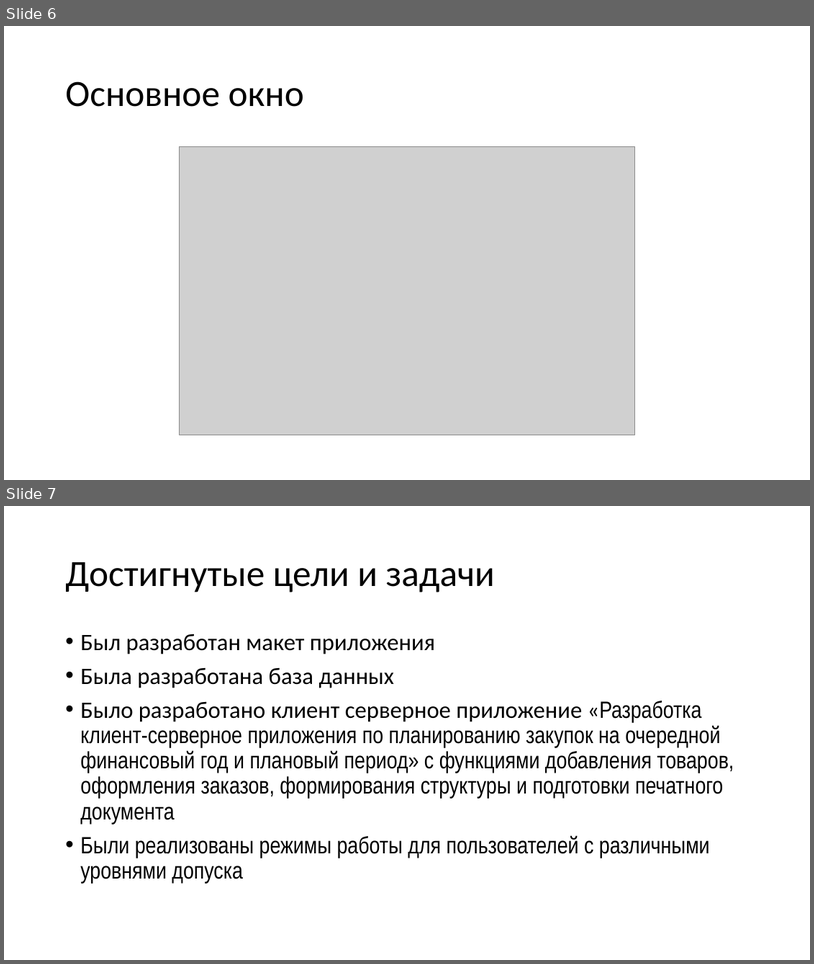
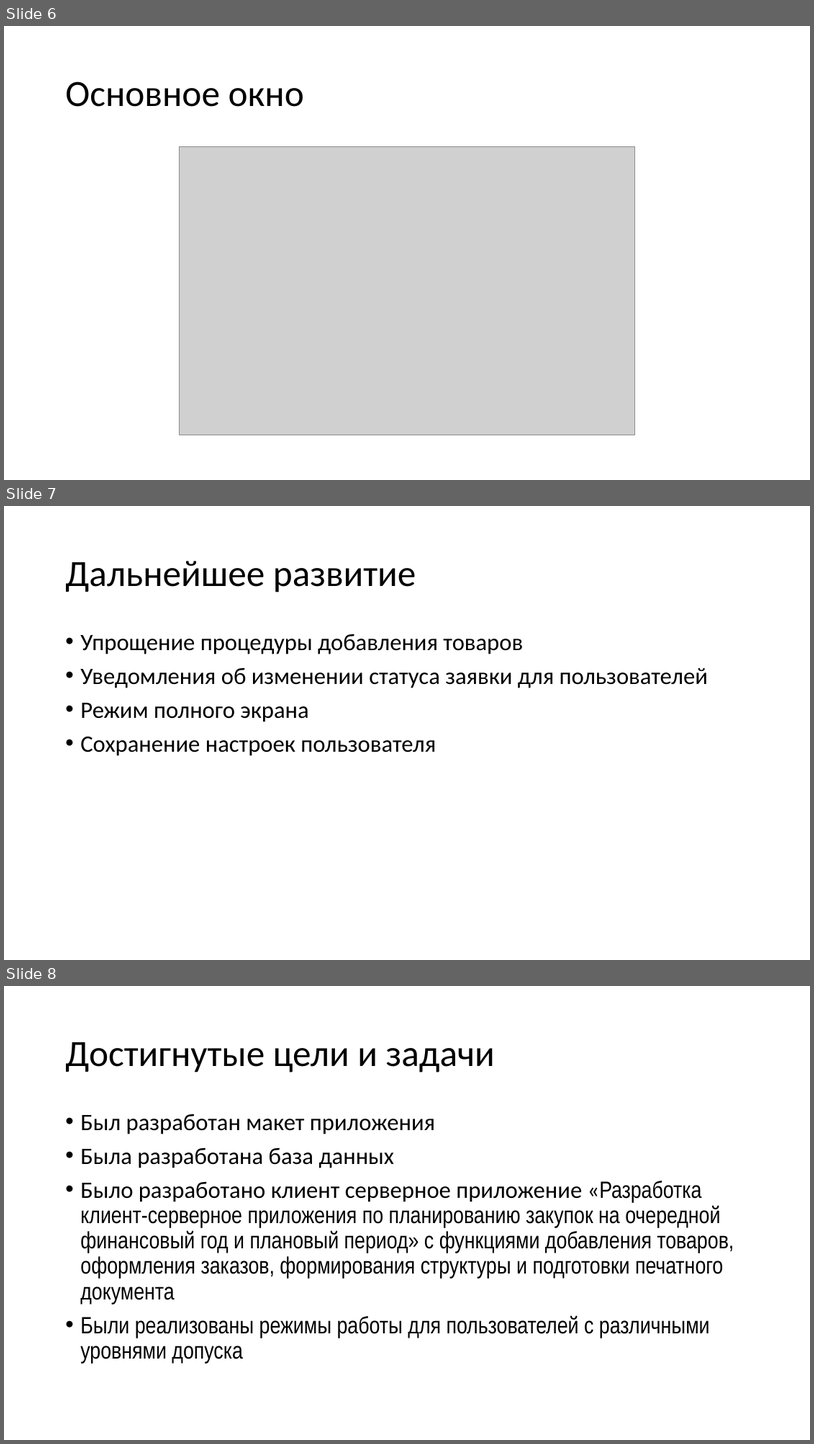
Before and after one commit to shikozz/workplan, a slide deck: Разработка клиент-серверное приложения по планированию закупок на очередной.pptx. Shown one above the other, each under a label of ours: slides 6 and 7 before the commit, slides 6, 7 and 8 after it. The pictures are 814x964 and 814x1444 pixels, drawn with LibreOffice and Linux fonts; fonts in the diff are those of the drawing; grey boxes stand for pictures. Boxes give left, top, right and bottom in pixels: in the first picture for what was removed or moved away, otherwise in the second. Text is boxed around its words. In the diff, an @@ line names an element or a change of style, - is before the commit and + after.

Commit message:
update

```diff
--- a/Разработка клиент-серверное приложения по планированию закупок на очередной.pptx
+++ b/Разработка клиент-серверное приложения по планированию закупок на очередной.pptx
@@ slide 7 added at bbox=[4, 506, 810, 960], background #FFFFFF @@
@@ title added at bbox=[65, 561, 417, 592], 44 pt, text #000000 @@
+Дальнейшее развитие
@@ text added at bbox=[80, 633, 708, 756], 28 pt, text #000000 @@
+• Упрощение процедуры добавления товаров
+• Уведомления об изменении статуса заявки для пользователей
+• Режим полного экрана
+• Сохранение настроек пользователя
@@ what was slide 7 is now slide 8 @@
```
